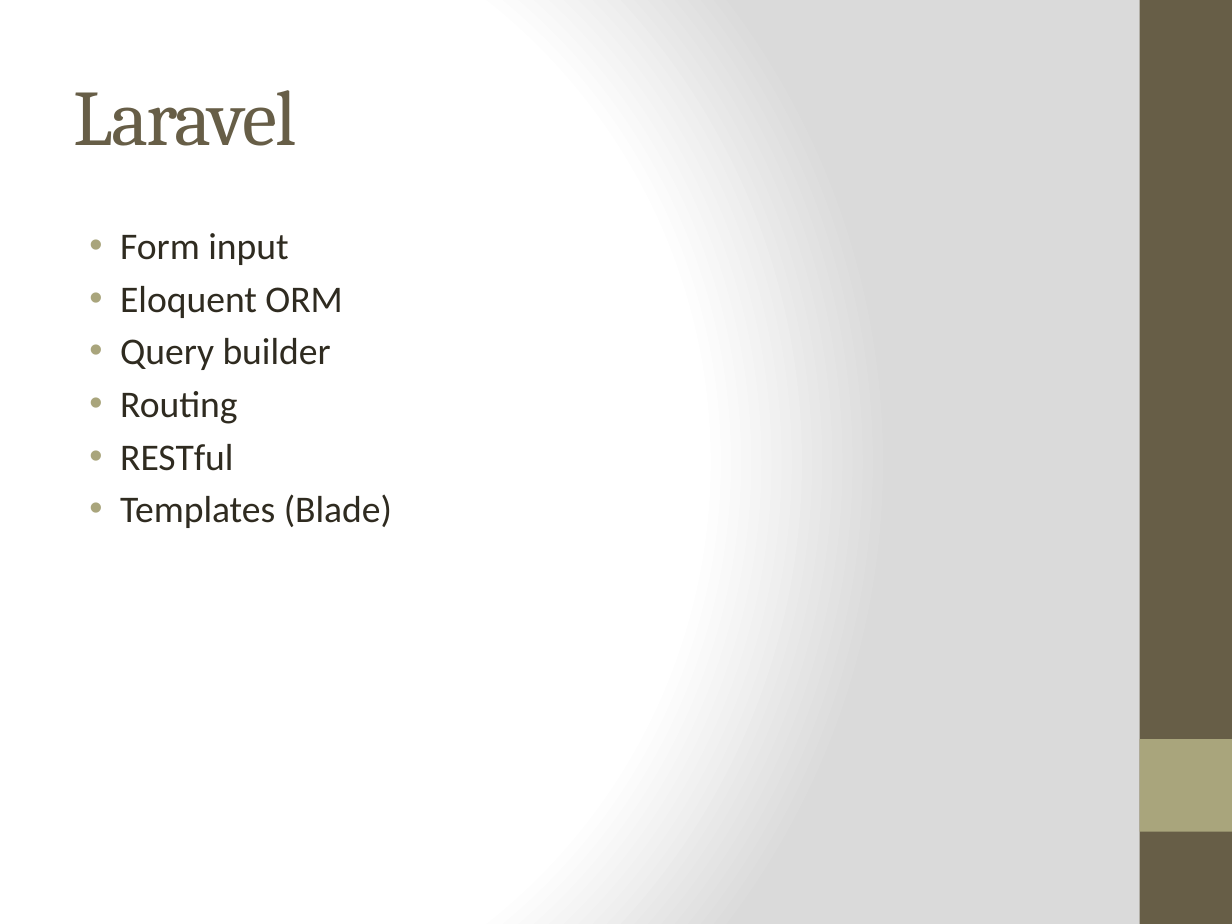
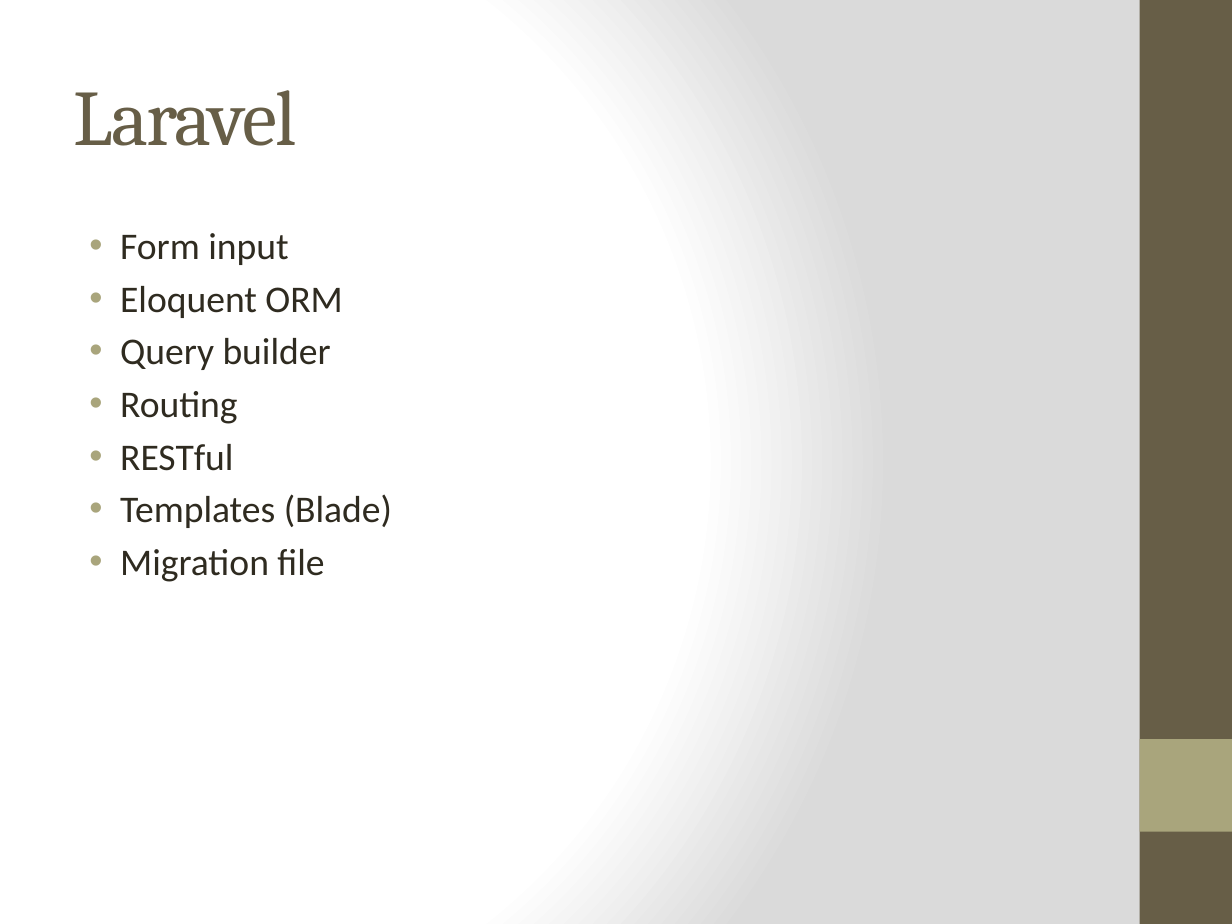
Before and after one commit to hsinewu/pia, a slide deck: slide 14 of Presentation/報告投影片.pptx. Drawn at 1232x924 pixels with LibreOffice and Linux fonts; fonts in the diff are those of the drawing. Boxes give left, top, right and bottom in pixels: in the first picture for what was removed or moved away, otherwise in the second. Text is boxed around its words. In the diff, an @@ line names an element or a change of style, - is before the commit and + after.

```diff
--- a/Presentation/報告投影片.pptx
+++ b/Presentation/報告投影片.pptx
@@ text at bbox=[120, 549, 324, 582]: paragraph added @@
+• Migration file
```
Also in this commit, not shown: 3 other slides changed, 2 slides added, 1 other file.
